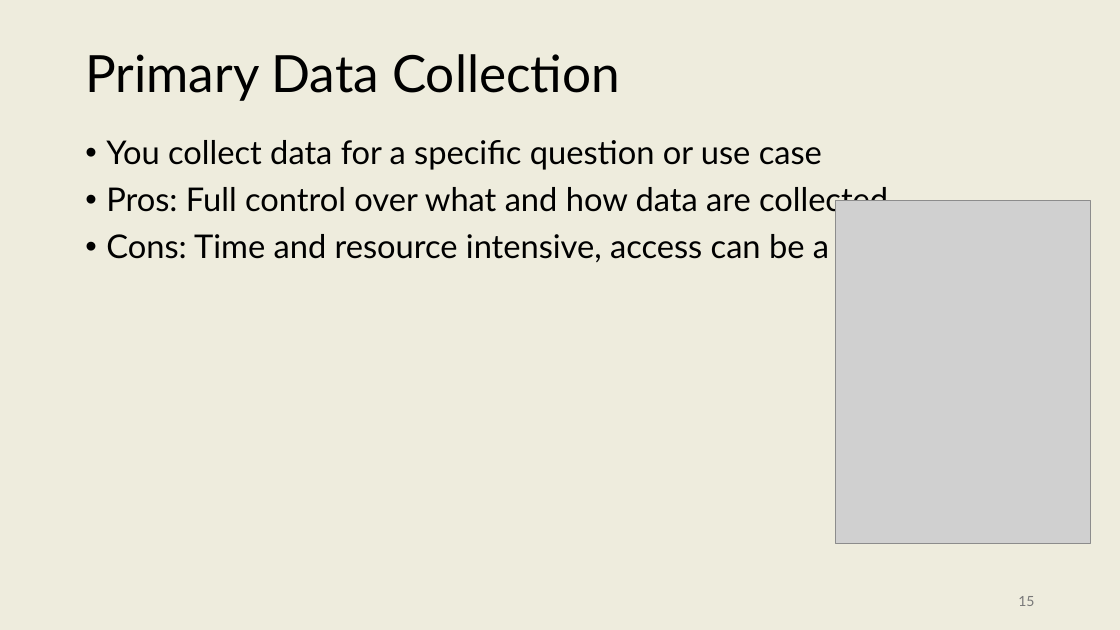
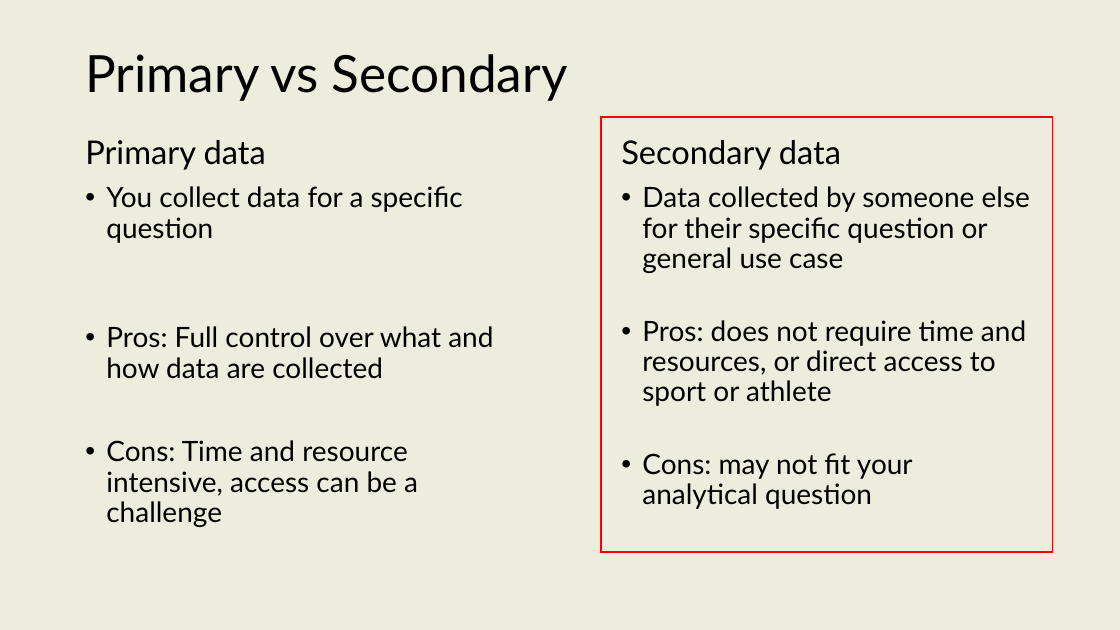
Before and after one commit to onishisaryu/HES-3000-Sports-Data-Analytics, a slide deck: slide 14 of pptx/Lecture4.pptx (slide 15 before the commit). Drawn at 1120x630 pixels with LibreOffice and Linux fonts; fonts in the diff are those of the drawing; grey boxes stand for pictures. Boxes give left, top, right and bottom in pixels: in the first picture for what was removed or moved away, otherwise in the second. Text is boxed around its words. In the diff, an @@ line names an element or a change of style, - is before the commit and + after.

```diff
--- a/pptx/Lecture4.pptx
+++ b/pptx/Lecture4.pptx
@@ title at (85,54,568,101): text changed @@
-Primary Data Collection
+Primary vs Secondary
@@ rectangle added at (602,118,1053,553), outline #FF0000 1.5 pt @@
@@ text at (85,140,463,243): text changed; size 28 to 24 pt @@
-• You collect data for a specific question or use case
+Primary data
+• You collect data for a specific question
@@ text added at (621,140,1030,509), 24 pt, text #000000 @@
+Secondary data
+• Data collected by someone else for their specific question or general use case
+• Pros: does not require time and resources, or direct access to sport or athlete
+• Cons: may not fit your analytical question
@@ picture removed at (835,201,1091,544) @@
@@ text at (106,326,493,527): size 28 to 24 pt in "Pros: Full control over what and how ...", "Cons: Time and resource intensive, access can ..." @@
@@ page number removed at (1018,596,1034,606) @@
-15
```
Also in this commit, not shown: 13 other slides changed, 10 slides added, 4 slides removed, 6 other files.
